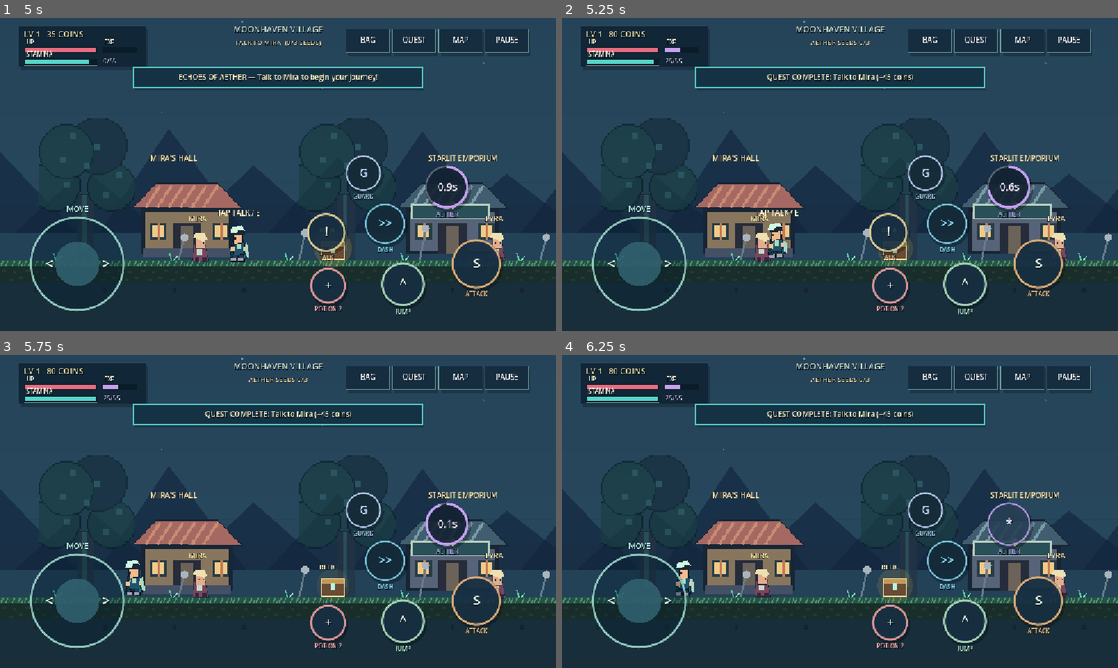
Above: before the commit, frames 1-4 (two rows, left to right).
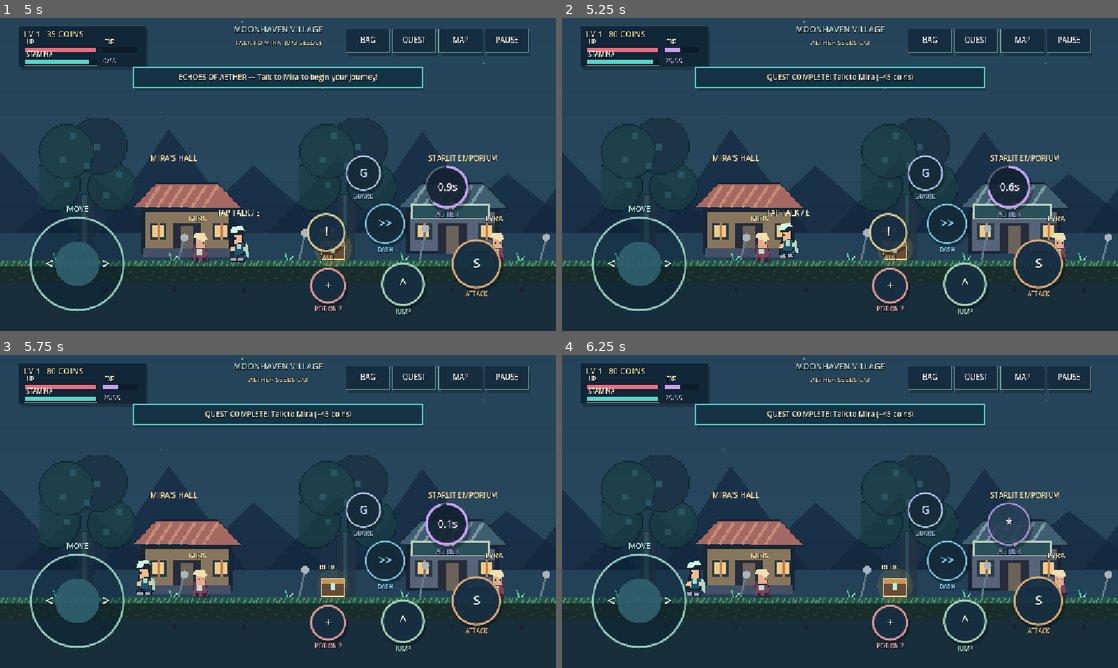
Above: after the commit, the same moments.

Repository: LokiJ07/EchoesOfAether
Game: Godot game, scene res://scenes/Main.tscn
Same seed, same stepped clock (60 frames per second), same inputs: the game is played once before the commit and once after it.
Inputs (mouse positions are in pixels of both pictures, inside the frame that each line leads up to):
- Up to frame 1 (5 s): tap Enter at 0.5 s; move the mouse to (400, 158) at 0.52 s; hold D 0.53-1.25 s; hold J 0.53-1.25 s; click (400, 158) at 0.67 s; tap Space at 0.77, 3.77 s; drag from (166, 190) to (250, 237) at 1.27 s; move the mouse to (333, 105) at 2.02 s; hold D 2.03-2.75 s; tap Shift at 2.1 s; drag from (250, 237) to (111, 127) at 2.77 s; move the mouse to (444, 221) at 3.52 s; hold A 3.53-4.25 s; tap L at 3.6 s; drag from (111, 127) to (194, 96) at 4.27 s
- Up to frame 2 (5.25 s): move the mouse to (867, 174) at 5.02 s; hold A from 5.03 s (still down); tap E at 5.1 s; click (867, 174) at 5.17 s
- Up to frame 3 (5.75 s): keep holding A
- Up to frame 4 (6.25 s): release A at 5.75 s; drag from (756, 433) to (728, 527) at 5.77 s

Frame 1 is identical in both runs. In frame 2, 0.5% of the frame differs, in the area x 16-45%, y 13-77%; in frame 3, 0.4%; in frame 4, 0.4%.

Commit message:
fix(v5): accessible dungeon gates, preserve relic pickups, pause combat during lore dialogue

Diff:
--- a/scripts/Game.gd
+++ b/scripts/Game.gd
@@ -452,6 +452,17 @@
 	realm_transition = maxf(0.0, realm_transition - dt)
 	screen_shake = maxf(0.0, screen_shake - dt)
 	if state == "playing":
+		# NPC story scenes pause enemy movement and hazards while dialogue is visible.
+		# Reading is never a combat disadvantage on a touchscreen.
+		if dialogue != "":
+			touch_axis = 0.0
+			joystick_touch = -1
+			attack_touch.clear()
+			hold_attack = false
+			update_camera()
+			queue_redraw()
+			hud.queue_redraw()
+			return
 		update_moving_platforms(dt)
 		update_player(dt)
 		update_enemies(dt)
@@ -1297,11 +1308,11 @@
 	var region: Dictionary = current_realm()
 	if region.is_empty(): return ""
 	var start_gate: float = 1720.0 if current_realm_id == "hub" else float(region["start"]) + 145.0
-	if absf(player_pos.x - start_gate) < 108.0 and absf(player_pos.y - FLOOR_Y) < 142.0:
+	if absf(player_pos.x - start_gate) < 69.0 and absf(player_pos.y - FLOOR_Y) < 142.0:
 		return "network" if region["kind"] != "dungeon" else str(region["parent"])
 	if region["kind"] == "realm" and str(region["dungeon"]) != "":
-		var dungeon_gate: float = float(region["end"]) - 250.0
-		if absf(player_pos.x - dungeon_gate) < 110.0 and absf(player_pos.y - FLOOR_Y) < 140.0:
+		var dungeon_gate: float = float(region["end"]) - 85.0
+		if absf(player_pos.x - dungeon_gate) < 55.0 and absf(player_pos.y - FLOOR_Y) < 140.0:
 			return str(region["dungeon"])
 	return ""
 
--- a/scripts/RealmScene.gd
+++ b/scripts/RealmScene.gd
@@ -26,7 +26,7 @@
 	if absf(middle - gate_x) < half_width:
 		_draw_portal(gate_x, hue, "TRAVEL" if info["kind"] != "dungeon" else "EXIT DUNGEON")
 	if info["kind"] == "realm" and str(info["dungeon"]) != "":
-		var deep_gate: float = end - 250.0
+		var deep_gate: float = end - 85.0
 		if absf(middle - deep_gate) < half_width:
 			_draw_portal(deep_gate, Color("edaf72"), "DUNGEON")
 	if info["kind"] != "hub":
--- a/tests/v5_realms.gd
+++ b/tests/v5_realms.gd
@@ -35,6 +35,12 @@
 	if not ok(game.dialogue != "" and game.story_queue.size() > 0, "Realm story includes multiple dialogue beats"): return
 	game.advance_story_dialogue()
 	if not ok(game.dialogue != "", "Dialogue proceeds through a chapter sequence"): return
+	# Reading an NPC's story cannot expose the player to unresponsive combat.
+	game.player_pos = Vector2(2475.0, 500.0)
+	game.hp = game.max_hp
+	game.invincible = 0.0
+	game._physics_process(0.55)
+	if not ok(game.hp == game.max_hp and game.touch_axis == 0.0, "Dialogue pauses nearby enemy damage and movement"): return
 	game.advance_story_dialogue()
 	if not ok(game.dialogue == "", "Dialogue can finish without trapping player"): return
 	game.dialogue = "STORY SCENE ONE"
@@ -53,6 +59,11 @@
 	var camera_half: float = game.get_viewport().get_visible_rect().size.x * 0.5 / maxf(0.1, game.camera.zoom.x)
 	if not ok(game.camera.position.x + camera_half <= 4750.5 and game.camera.position.x - camera_half >= 1899.5, "Camera never reveals next realm across border"): return
 	game.touch_axis = 0.0
+	game.player_pos.x = 4560.0
+	game.portal_cooldown = 0.0
+	if not ok(game.nearby_stage_portal() == "" and game.nearby_cache_index() >= 0, "Dungeon gate no longer blocks the original relic chest"): return
+	game.player_pos.x = 4688.0
+	if not ok(game.nearby_stage_portal() == "rootcrypt", "Dungeon gate remains reachable at end of realm"): return
 	if not ok(game.nearby_stage_portal() == "rootcrypt" or game.player_pos.x >= 4685.0, "Forest dungeon gate lies at far side of map"): return
 	game.state = "playing"
 	if not ok(game.enter_realm("rootcrypt") and game.current_realm_id == "rootcrypt", "Dungeon loads its own separate scene"): return
